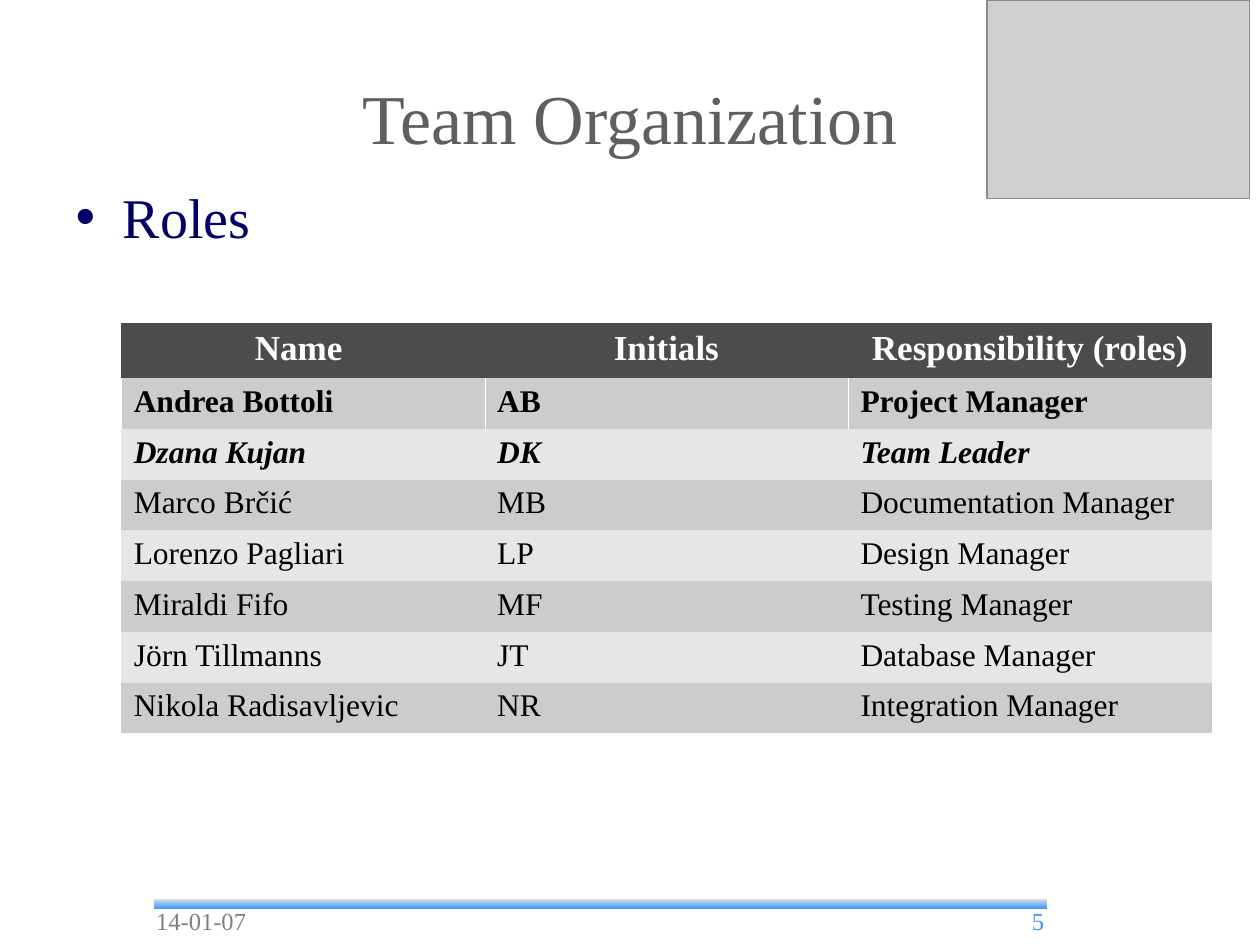
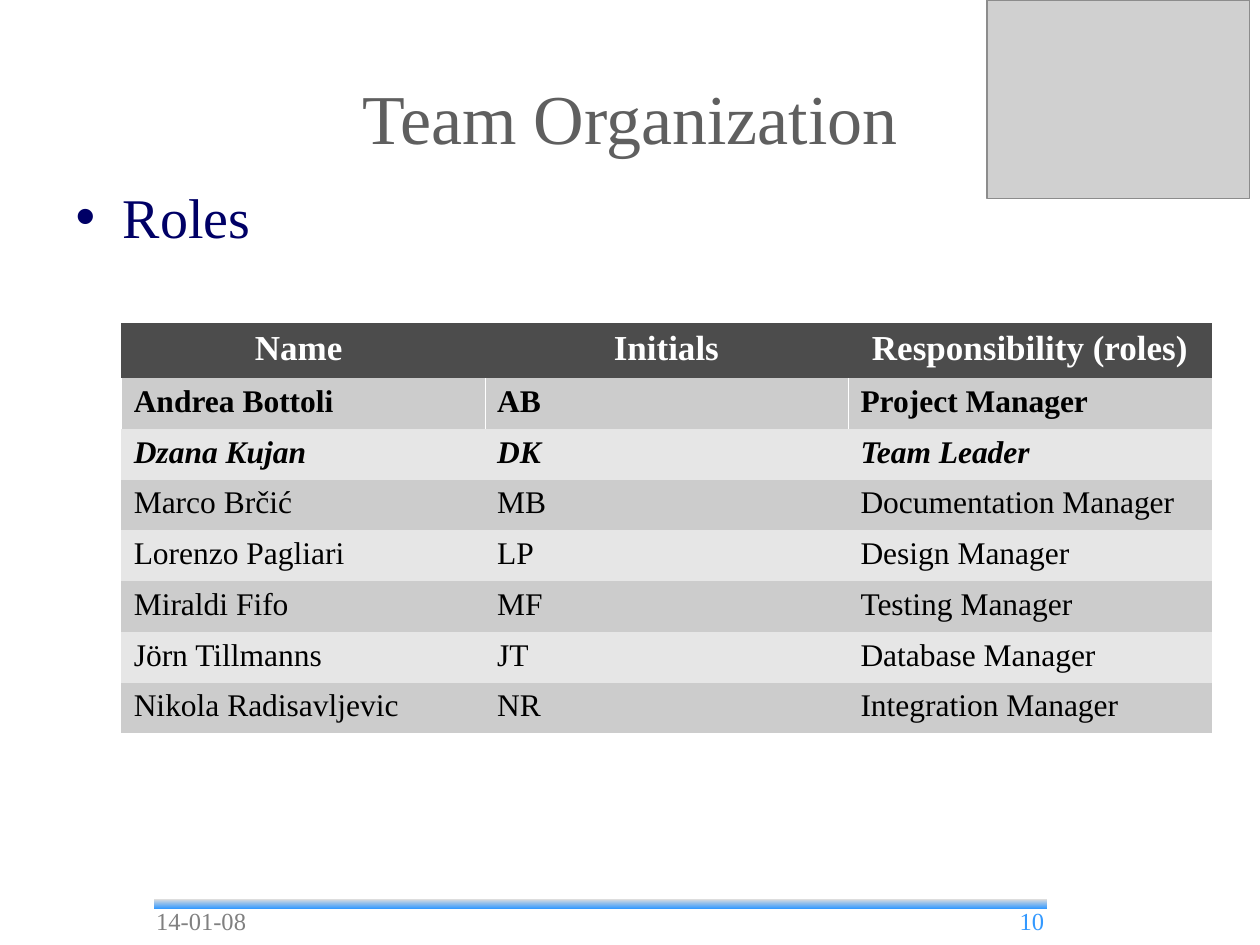
Before and after one commit to andrea-bottoli/DSD, a slide deck: slide 10 of Documentation/Presentations/Final_Presentation.odp (slide 5 before the commit). Drawn at 1260x945 pixels with LibreOffice and Linux fonts; fonts in the diff are those of the drawing; grey boxes stand for pictures; background and template pictures are left out. Boxes give left, top, right and bottom in pixels: in the first picture for what was removed or moved away, otherwise in the second. Text is boxed around its words. In the diff, an @@ line names an element or a change of style, - is before the commit and + after.

```diff
--- a/Documentation/Presentations/Final_Presentation.odp
+++ b/Documentation/Presentations/Final_Presentation.odp
@@ text at [156,914,246,930]: text changed @@
-14-01-07
+14-01-08
@@ page number at [1020,913,1045,931]: text changed @@
-5
+10
```
Also in this commit, not shown: 6 other slides changed, 5 slides added, 25 slides removed, 1 other file.
